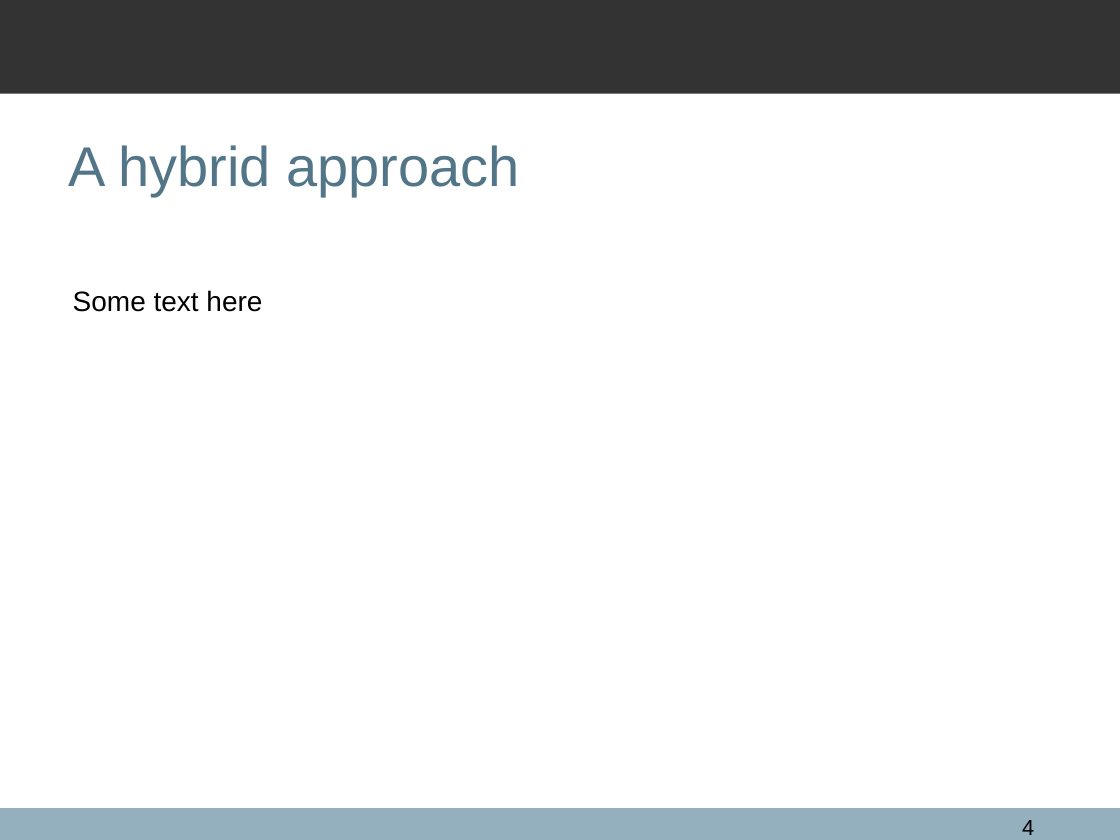
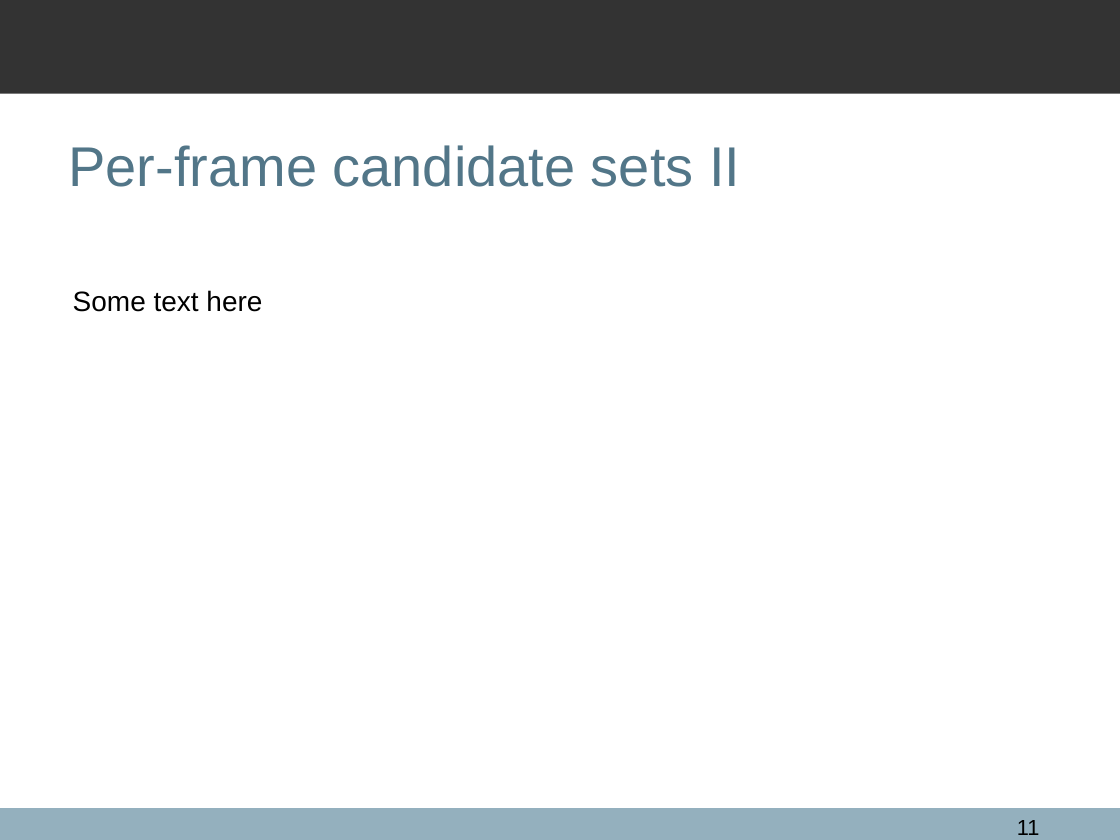
Before and after one commit to qxcv/comp2560, a slide deck: slide 11 of presentation/presentation.odp (slide 4 before the commit). Drawn at 1120x840 pixels with LibreOffice and Linux fonts; fonts in the diff are those of the drawing; background and template pictures are left out. Boxes give left, top, right and bottom in pixels: in the first picture for what was removed or moved away, otherwise in the second. Text is boxed around its words. In the diff, an @@ line names an element or a change of style, - is before the commit and + after.

```diff
--- a/presentation/presentation.odp
+++ b/presentation/presentation.odp
@@ title at (68, 145, 740, 187): text changed @@
-A hybrid approach
+Per-frame candidate sets II
@@ page number at (1017, 820, 1040, 835): text changed @@
-4
+11
```
Also in this commit, not shown: 3 other slides changed, 2 slides added, 1 other file.
